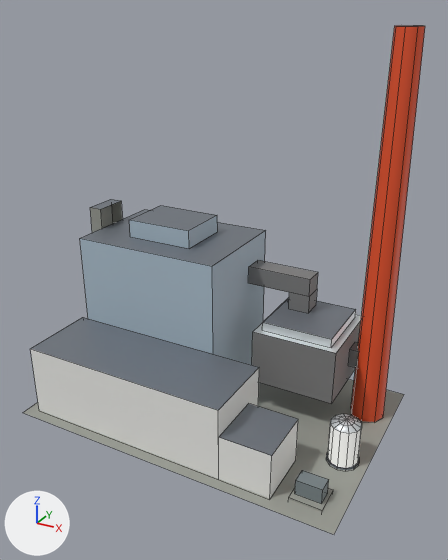
An edit to the FBX model unity/Assets/Models/Buildings/a1056/0/mashup-main-far.fbx, drawn before and after from the same camera.
Rendered twice from a 50 mm camera at (38.0, -67.1, 53.9) aimed at (1.8, -1.4, 21.0). Arrows for +X, +Y and +Z are at lower left; the lights stay in place. The first picture is the older version. Mesh edges are drawn as thin lines. Where no turn or scale is listed for an object, it has been applied to the vertices.

The first picture shows 'a1056/0/mashup-main-far'.
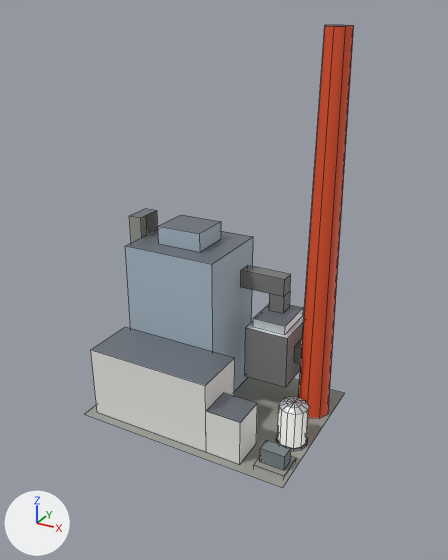
Edits to the bpy script that builds the scene:
```text
Change me_a1056_0_mashup_main_far:
    used by ob_a1056_0_mashup_main_far; location = (0.0, 0.0, 0.0)
    remove me_a1056_0_mashup_main_far.from_pydata(...)  # 174 vertices, 127 faces; spans x -23.6..23.6, y -15.6..15.6, z -0.3..52.0
    add me_a1056_0_mashup_main_far.from_pydata(...)  # 174 vertices, 127 faces; spans x -15.6..15.6, y -11.6..11.6, z -0.3..52.0
    me_a1056_0_mashup_main_far part 1: the loose piece of 8 vertices spanning x -21.0..1.0, y -3.0..13.0, z 0.0..23.4 is scaled about its middle by (0.636, 0.75, 1), then moved by (3.6, -1.4, 0.0)
    me_a1056_0_mashup_main_far part 2: the loose piece of 8 vertices spanning x -15.0..-5.0, y 1.0..9.0, z 23.4..26.0 is scaled about its middle by (0.68, 0.75, 1), then moved by (3.6, -1.4, 0.0)
    me_a1056_0_mashup_main_far part 3: the loose piece of 8 vertices spanning x -23.0..-21.0, y 2.0..7.0, z 0.0..26.4 is scaled about its middle by (1, 0.8, 1), then moved by (7.6, -0.9, 0.0)
    me_a1056_0_mashup_main_far part 4: the loose piece of 14 vertices spanning x 1.0..10.5, y 7.5..10.5, z 14.3..19.5 is scaled about its middle by (0.715, 0.733, 1), then moved by (-1.8, -2.1, 0.0)
    me_a1056_0_mashup_main_far part 5: the loose piece of 8 vertices spanning x 5.0..17.0, y 1.0..13.0, z 5.2..13.0 is scaled about its middle by (0.533, 0.667, 1), then moved by (-4.2, -1.4, 0.0)
    me_a1056_0_mashup_main_far part 6: the loose piece of 8 vertices spanning x 6.0..16.0, y 2.0..12.0, z 13.0..14.3 is scaled about its middle by (0.48, 0.64, 1), then moved by (-4.2, -1.4, 0.0)
    me_a1056_0_mashup_main_far part 7: the loose piece of 8 vertices spanning x 17.0..18.9, y 7.3..9.8, z 7.8..10.4 is scaled about its middle by (0.632, 1, 1), then moved by (-7.3, -2.9, 0.0)
    me_a1056_0_mashup_main_far part 8: the loose piece of 16 vertices spanning x 17.6..22.4, y 6.1..10.9, z 0.0..52.0 is moved by (-7.2, -2.9, 0.0)
    me_a1056_0_mashup_main_far part 9: the loose piece of 8 vertices spanning x 17.0..21.2, y -13.0..-9.2, z -0.3..0.4 is moved by (-6.2, 3.2, 0.0)
    me_a1056_0_mashup_main_far part 10: the loose piece of 8 vertices spanning x 17.4..20.8, y -12.1..-10.1, z 0.4..2.5 is moved by (-6.2, 3.2, 0.0)
    me_a1056_0_mashup_main_far part 11: the loose piece of 61 vertices spanning x 18.1..22.5, y -5.2..-0.8, z 0.0..6.4 is moved by (-7.3, 0.4, 0.0)
    me_a1056_0_mashup_main_far part 12: 19 of 174 vertices moved; they spanned x -23.6..23.6, y -15.6..15.6, z 0.0..10.4 and now span x -15.6..15.6, y -11.6..11.6, z 0.0..10.4; mean shift (-1.1, 1.7, 0.0); largest move (-23.6, -15.6, 0.2) -> (-15.6, -11.6, 0.2)
```

Location of each change, [x1, y1, x2, y2] in pixels of the pictures (448 x 560 px; the box of a moved part takes in the faces that stretch with it):
'a1056/0/mashup-main-far', reshaped (33% narrower, 9% shorter)
    before: [23, 26, 425, 534]
    after: [85, 25, 354, 488]
part 1 of me_a1056_0_mashup_main_far, moved or reshaped
    before: [80, 209, 266, 365]
    after: [125, 230, 253, 391]
part 2 of me_a1056_0_mashup_main_far, moved or reshaped
    before: [129, 206, 218, 248]
    after: [158, 215, 221, 252]
part 3 of me_a1056_0_mashup_main_far, moved or reshaped
    before: [90, 199, 122, 233]
    after: [129, 208, 158, 243]
part 4 of me_a1056_0_mashup_main_far, moved or reshaped
    before: [248, 260, 318, 313]
    after: [241, 265, 291, 313]
part 5 of me_a1056_0_mashup_main_far, moved or reshaped
    before: [252, 314, 361, 404]
    after: [245, 313, 304, 387]
part 6 of me_a1056_0_mashup_main_far, moved or reshaped
    before: [262, 298, 356, 348]
    after: [253, 305, 303, 335]
part 7 of me_a1056_0_mashup_main_far, moved or reshaped
    before: [348, 342, 359, 368]
    after: [294, 339, 302, 364]
part 8 of me_a1056_0_mashup_main_far, moved or reshaped
    before: [351, 26, 425, 422]
    after: [298, 25, 354, 418]
part 9 of me_a1056_0_mashup_main_far, moved or reshaped
    before: [289, 488, 333, 512]
    after: [254, 456, 296, 477]
part 10 of me_a1056_0_mashup_main_far, moved or reshaped
    before: [295, 470, 329, 504]
    after: [260, 440, 291, 470]
part 11 of me_a1056_0_mashup_main_far, moved or reshaped
    before: [326, 414, 362, 470]
    after: [276, 397, 309, 450]
part 12 of me_a1056_0_mashup_main_far, moved or reshaped
    before: [23, 317, 404, 534]
    after: [85, 327, 344, 488]
